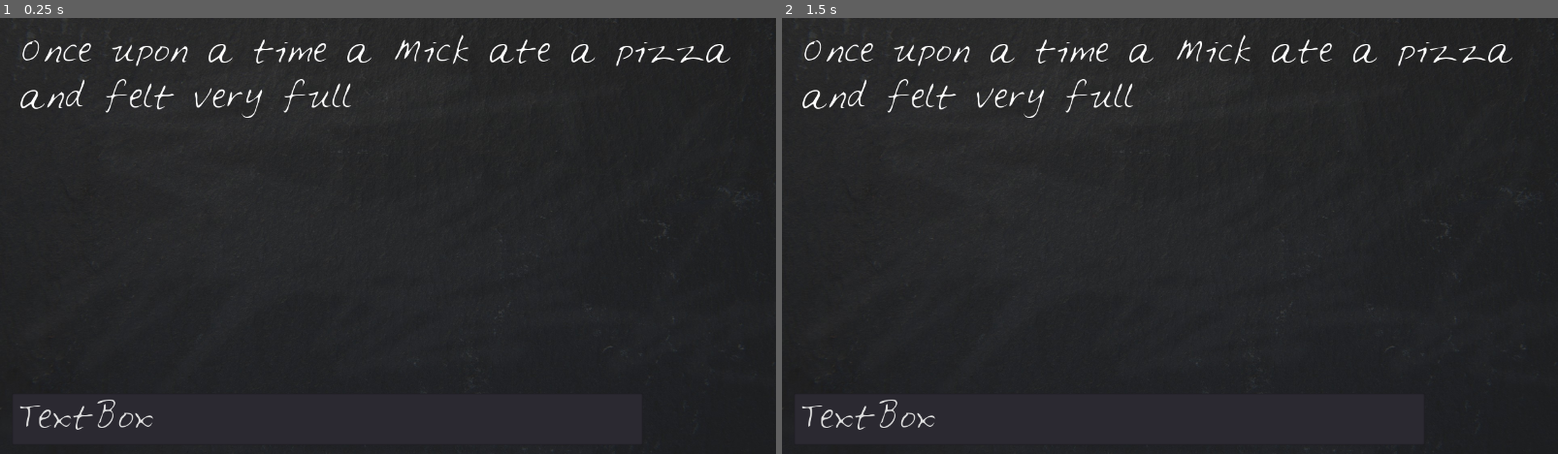
Above: before the commit, frames 1-2 (left to right).
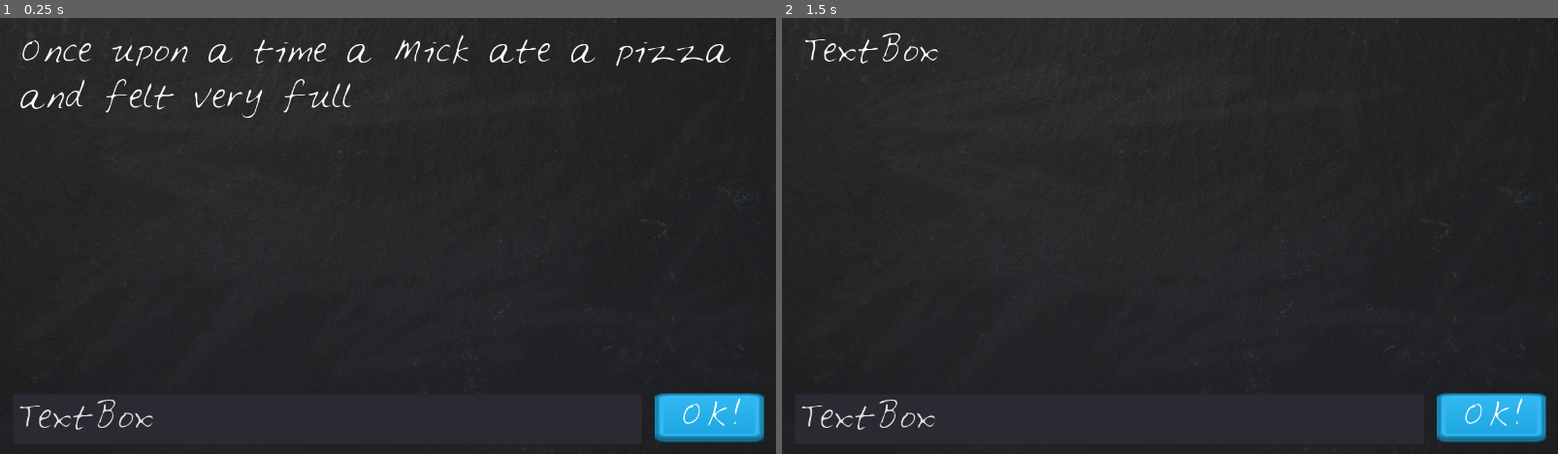
Above: after the commit, the same moments.

Repository: mc-carthy/gdLoonyLips
Game: Godot game, scene res://LoonyLips.tscn
Two runs of this game, one before a commit and one after it. Both use one fixed random seed, a clock stepped at 60 frames per second and the inputs below.
Inputs (mouse positions are in pixels of both pictures, inside the frame that each line leads up to):
- Up to frame 1 (0.25 s): no input
- Up to frame 2 (1.5 s): click (1488, 419) at 0.5 s, where only the run after the commit has a clickable "OK!"; click (1488, 419) at 1.25 s, where only the run after the commit has a clickable "OK!"

The runs differ from the first frame. In frame 1, 1.6% of the frame differs, in the area x 84-99%, y 86-98%; in frame 2, 3.1%, in the area x 2-99%, y 3-98%.

Commit message:
Add submit button for textbox

Diff:
--- a/LoonyLips.gd
+++ b/LoonyLips.gd
@@ -10,3 +10,8 @@
 
 func _on_TextBox_text_entered(new_text):
 	$Blackboard/StoryText.text = new_text
+
+
+func _on_SubmitTextButton_pressed():
+	var new_text = $Blackboard/TextBox.get_text()
+	_on_TextBox_text_entered(new_text)
--- a/LoonyLips.tscn
+++ b/LoonyLips.tscn
@@ -1,7 +1,9 @@
-[gd_scene load_steps=5 format=2]
+[gd_scene load_steps=7 format=2]
 
 [ext_resource path="res://LoonyLips.gd" type="Script" id=1]
 [ext_resource path="res://gfx/blackboard.jpg" type="Texture" id=2]
+[ext_resource path="res://gfx/blue_button11.png" type="Texture" id=3]
+[ext_resource path="res://gfx/blue_button12.png" type="Texture" id=4]
 
 [sub_resource type="DynamicFontData" id=1]
 
@@ -93,4 +95,61 @@
 caret_position = 0
 _sections_unfolded = [ "custom_fonts" ]
 
+[node name="SubmitTextButton" type="TextureButton" parent="Blackboard" index="2"]
+
+anchor_left = 0.0
+anchor_top = 0.0
+anchor_right = 0.0
+anchor_bottom = 0.0
+margin_left = 1080.0
+margin_top = 620.0
+margin_right = 1260.0
+margin_bottom = 700.0
+rect_pivot_offset = Vector2( 0, 0 )
+rect_clip_content = false
+focus_mode = 2
+mouse_filter = 0
+mouse_default_cursor_shape = 0
+size_flags_horizontal = 1
+size_flags_vertical = 1
+toggle_mode = false
+enabled_focus_mode = 2
+shortcut = null
+group = null
+texture_normal = ExtResource( 3 )
+texture_pressed = ExtResource( 4 )
+expand = true
+_sections_unfolded = [ "Textures" ]
+
+[node name="ButtonLabel" type="RichTextLabel" parent="Blackboard/SubmitTextButton" index="0"]
+
+anchor_left = 0.0
+anchor_top = 0.0
+anchor_right = 0.0
+anchor_bottom = 0.0
+margin_left = 40.0
+margin_right = 150.0
+margin_bottom = 80.0
+rect_pivot_offset = Vector2( 0, 0 )
+rect_clip_content = true
+mouse_filter = 2
+mouse_default_cursor_shape = 0
+size_flags_horizontal = 1
+size_flags_vertical = 1
+custom_fonts/normal_font = SubResource( 2 )
+bbcode_enabled = false
+bbcode_text = ""
+visible_characters = -1
+percent_visible = 1.0
+meta_underlined = true
+tab_size = 4
+text = "OK!"
+scroll_active = true
+scroll_following = false
+selection_enabled = false
+override_selected_font_color = false
+_sections_unfolded = [ "Grow Direction", "Mouse", "Visibility", "custom_fonts" ]
+
 [connection signal="text_entered" from="Blackboard/TextBox" to="." method="_on_TextBox_text_entered"]
+
+[connection signal="pressed" from="Blackboard/SubmitTextButton" to="." method="_on_SubmitTextButton_pressed"]
